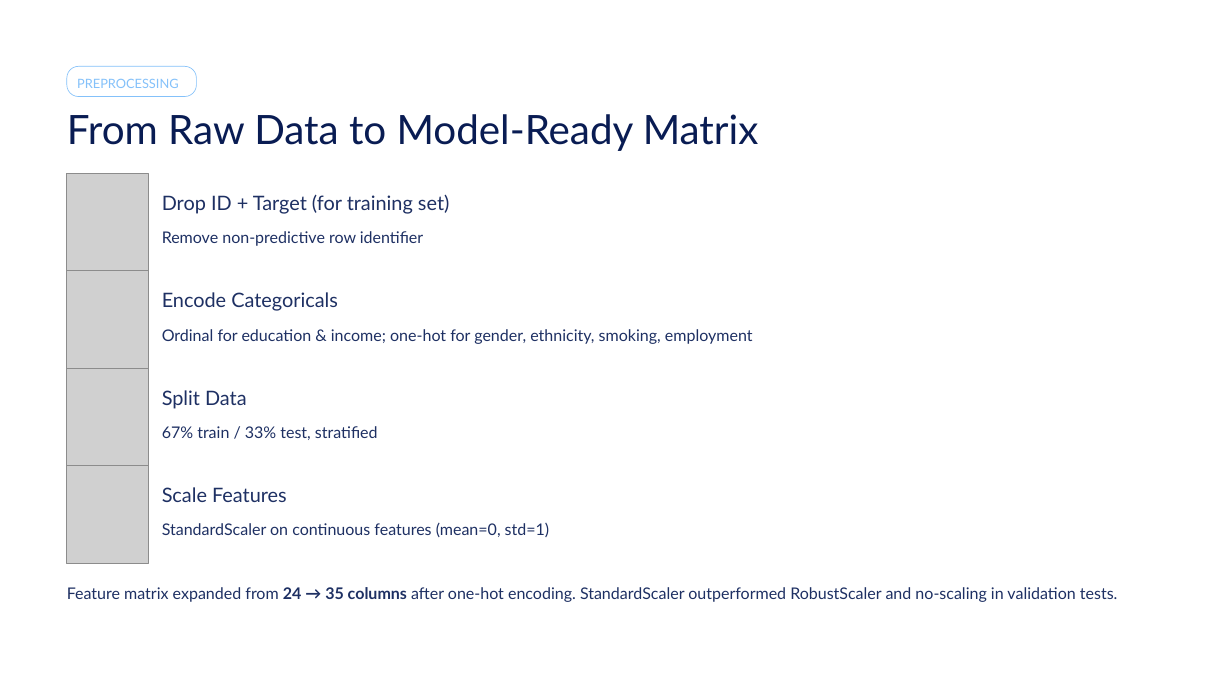
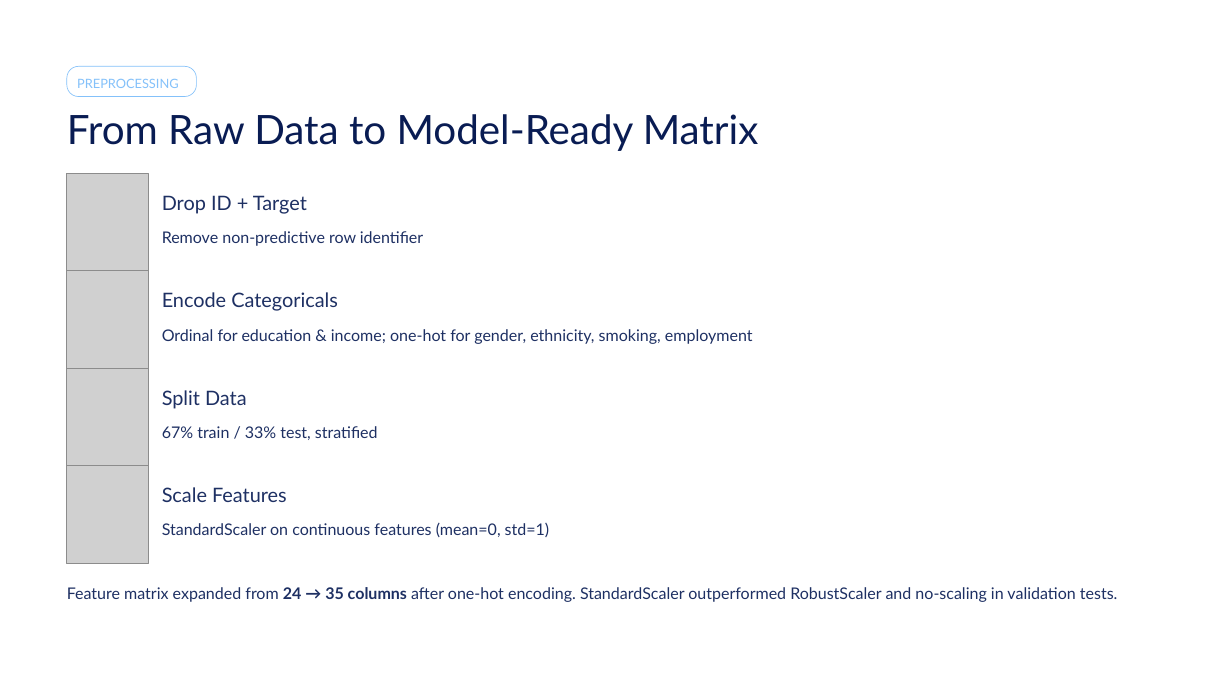
Before and after one commit to LorenzoSansone/Sansone-Diabetes-Prediction-Challenge, a slide deck: slide 9 of docs/diabetes_prediction_presentation.pptx. Drawn at 1232x693 pixels with LibreOffice and Linux fonts; fonts in the diff are those of the drawing; grey boxes stand for pictures; background and template pictures are left out. Boxes give left, top, right and bottom in pixels: in the first picture for what was removed or moved away, otherwise in the second. Text is boxed around its words. In the diff, an @@ line names an element or a change of style, - is before the commit and + after.

Commit message:
fix presentation

```diff
--- a/docs/diabetes_prediction_presentation.pptx
+++ b/docs/diabetes_prediction_presentation.pptx
@@ text at box(162, 195, 307, 214): text changed @@
-Drop ID + Target (for training set)
+Drop ID + Target
```
Also in this commit, not shown: 1 other file.
